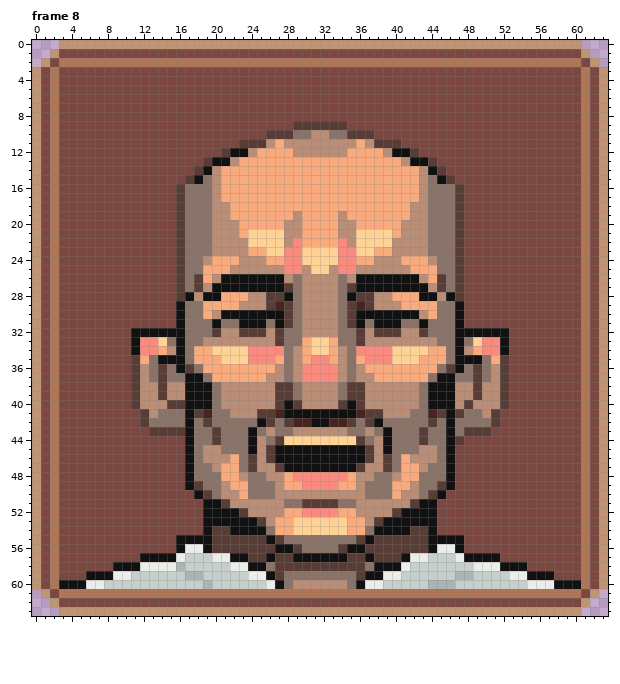
Pixel-art file -- src/assets/art/boss.aseprite. That is the earlier state.
64x64 pixels, 8 frames. Shown: frame 8. The commit also changed other frames, which this record leaves out.
And afterwards:
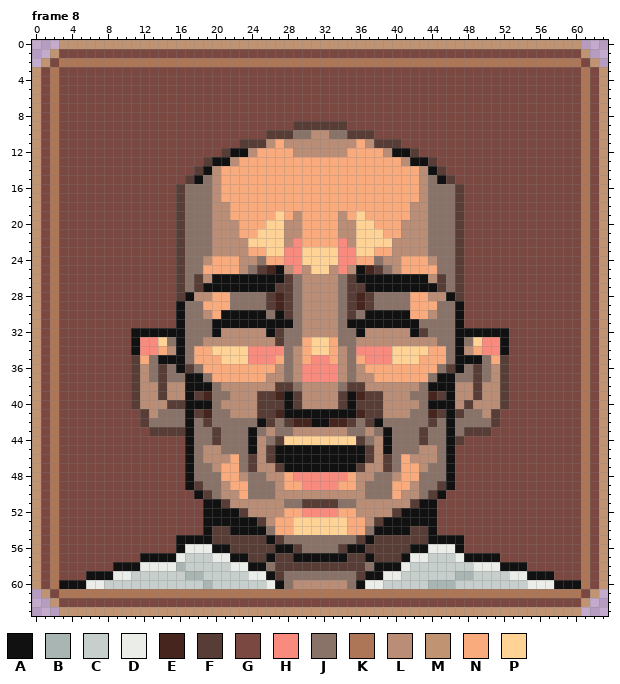
Palette (. is transparent): A #121112  B #a8b5b2  C #c7cfcc  D #ebede9  E #45251d  F #583d36  G #7a4841  H #f98b7e  J #897369  K #ad7757  L #ba8d77  M #c09473  N #f9ab7e  P #ffd396
Difference:
Frame 8, layer "Layer 3":
y 19: x 27 N -> P; x 36 N -> P
y 20: x 26..27 NN -> PP; x 36..37 NN -> PP
y 21: x 24 P -> N; x 39 P -> N
y 24: x 25 L -> J; x 38 L -> J
y 25: x 22 L -> N; x 24..28 LLLLH -> JFEAL; x 35..39 HLLLL -> LAEFJ; x 41 L -> N
y 26: x 19..20 NL -> LA; x 28 L -> F; x 35 L -> F; x 43..44 LN -> AL
y 27: x 19 L -> A; x 27 A -> F; x 36 A -> F; x 44 L -> A
y 28: x 19..20 AA -> LN; x 22..25 NNLL -> JJJJ; x 27..28 FA -> EF; x 35..36 AF -> FE; x 38..41 LLNN -> JJJJ; x 43..44 AA -> NL
y 29: x 22..25 NLLL -> JJJJ; x 38..41 LLLN -> JJJJ
y 30: x 19..20 NL -> LN; x 26 A -> J; x 36 A -> J; x 42..44 ALN -> NNL
y 31: x 21..22 JJ -> AA; x 26 J -> A; x 28 F -> A; x 35 F -> A; x 37 J -> A; x 41..43 JJA -> AAJ
y 32: x 20 F -> A; x 23..26 FFFL -> LLLA; x 36 F -> A; x 38..40 FFF -> LLL; x 42 L -> A
y 33: x 36 F -> L
y 39: x 18..19 AA -> FE; x 21 L -> J; x 25..29 LLFFJ -> FFEAF; x 34..38 JFFLL -> FAEFF; x 42 L -> J; x 44..45 AA -> EF
y 40: x 25..26 LL -> FF; x 37..38 LL -> FF
y 56: x 19..21 AFF -> DAA; x 42..44 FFA -> AAD
Where, in picture pixels (left, top, right, bottom), the same in both pictures:
changed: (203, 211, 293, 337)
changed: (347, 211, 437, 346)
changed: (194, 391, 302, 409)
changed: (338, 391, 383, 409)
changed: (410, 391, 446, 400)
changed: (203, 544, 230, 553)
changed: (410, 544, 437, 553)
